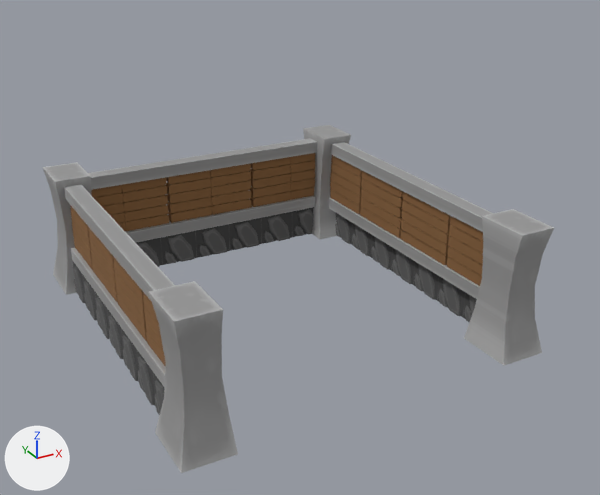
The OBJ model ProyectoFinal/ProyectoFinal/Models/CasaCompleta/Muros1.obj as it was, and as the next commit left it.
The view is the same before and after, from a 50 mm camera at (-8.13, -16.01, 9.54) aimed at (0.29, -0.71, 1.88). Arrows for +X, +Y and +Z are at lower left; the lights stay in place. Where no turn or scale is listed for an object, it has been applied to the vertices. Vertices at the same position are counted once.

Objects in the first picture: 'Muros1'.
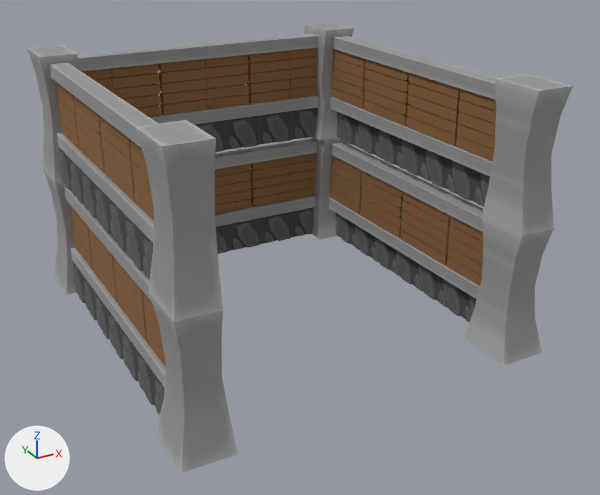
Location of each change, (x1, y1, x2, y2) in pixels of the pictures (600 x 495 px):
'Muros1', reshaped (7% wider, 30% taller)
    before: (43, 125, 554, 473)
    after: (27, 22, 573, 473)
part 1 of me_muros1, added (brown)
    after: (365, 69, 410, 92)
part 2 of me_muros1, added (brown)
    after: (160, 68, 206, 83)
part 3 of me_muros1, added (brown)
    after: (249, 59, 290, 73)
part 4 of me_muros1, added (brown)
    after: (205, 74, 248, 89)
part 5 of me_muros1, added
    after: (333, 49, 365, 67)
part 6 of me_muros1, added (brown)
    after: (459, 100, 496, 124)
part 7 of me_muros1, added
    after: (101, 136, 133, 174)
part 8 of me_muros1, added (brown)
    after: (249, 69, 290, 83)
part 9 of me_muros1, added
    after: (94, 78, 113, 89)
part 10 of me_muros1, added (brown)
    after: (112, 73, 160, 89)
part 11 of me_muros1, added (brown)
    after: (162, 89, 207, 104)
part 12 of me_muros1, added
    after: (27, 22, 573, 321)

The change in detail:
me_muros1 is used by ob_muros1; location (0.0, 0.0, 0.0).
me_muros1 had 3528 vertices, 6488 faces and spanned x -4.25..4.25, y -4.62..4.62, z 0.01..2.99.
me_muros1 now has 7056 vertices, 12976 faces and spans x -4.25..4.25, y -4.62..4.62, z 0.01..5.95.
me_muros1 part 1: the loose piece of 10 vertices spanning x 3.6..3.7, y 0.03..1.87, z 1.97..2.22 is copied, and the copy is moved by (0.0, 0.0, 2.95); it spans x 3.6..3.7, y 0.03..1.87, z 4.93..5.18.
me_muros1 part 2: the loose piece of 10 vertices spanning x -1.14..0.04, y 3.85..3.95, z 1.97..2.22 is copied, and the copy is moved by (0.0, 0.0, 2.95); it spans x -1.14..0.04, y 3.85..3.95, z 4.93..5.18.
me_muros1 part 3: the loose piece of 10 vertices spanning x 1.31..2.49, y 3.85..3.95, z 1.97..2.22 is copied, and the copy is moved by (0.0, 0.0, 2.95); it spans x 1.31..2.49, y 3.85..3.95, z 4.93..5.18.
me_muros1 part 4: the loose piece of 10 vertices spanning x 0.06..1.24, y 3.85..3.95, z 1.7..1.95 is copied, and the copy is moved by (0.0, 0.0, 2.95); it spans x 0.06..1.24, y 3.85..3.95, z 4.66..4.91.
me_muros1 part 5: the loose piece of 10 vertices spanning x 3.6..3.7, y 1.93..3.77, z 2.24..2.49 is copied, and the copy is moved by (0.0, 0.0, 2.95); it spans x 3.6..3.7, y 1.93..3.77, z 5.2..5.45.
me_muros1 part 6: the loose piece of 10 vertices spanning x 3.6..3.7, y -3.77..-1.93, z 1.98..2.23 is copied, and the copy is moved by (0.0, 0.0, 2.95); it spans x 3.6..3.7, y -3.77..-1.93, z 4.93..5.18.
me_muros1 part 7: the loose piece of 10 vertices spanning x -3.85..-3.75, y -1.87..-0.03, z 1.71..1.96 is copied, and the copy is moved by (0.0, 0.0, 2.95); it spans x -3.85..-3.75, y -1.87..-0.03, z 4.66..4.91.
me_muros1 part 8: the loose piece of 10 vertices spanning x 1.31..2.49, y 3.85..3.95, z 1.7..1.95 is copied, and the copy is moved by (0.0, 0.0, 2.95); it spans x 1.31..2.49, y 3.85..3.95, z 4.66..4.91.
me_muros1 part 9: the loose piece of 10 vertices spanning x -3.59..-2.41, y 3.85..3.95, z 1.97..2.22 is copied, and the copy is moved by (0.0, 0.0, 2.95); it spans x -3.59..-2.41, y 3.85..3.95, z 4.93..5.18.
me_muros1 part 10: the loose piece of 10 vertices spanning x -2.39..-1.21, y 3.85..3.95, z 1.97..2.22 is copied, and the copy is moved by (0.0, 0.0, 2.95); it spans x -2.39..-1.21, y 3.85..3.95, z 4.93..5.18.
me_muros1 part 11: a new loose piece, a box spanning x -1.144..0.044, y 3.851..3.949, z 4.389..4.639, in mat_lambert22sg (picture img_madera1_fachada_png).
me_muros1 part 12: 3238 vertices added at x -4.19..4.17, y -4.57..4.58, z 2.96..5.95.
